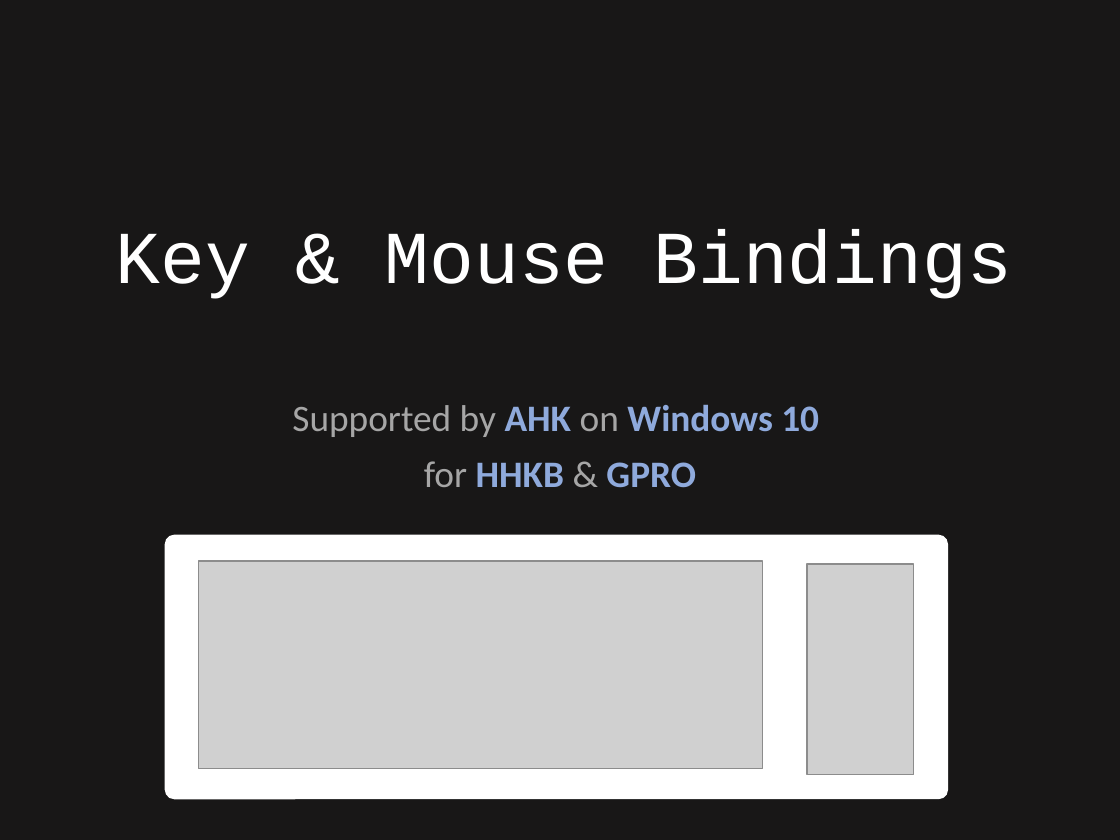
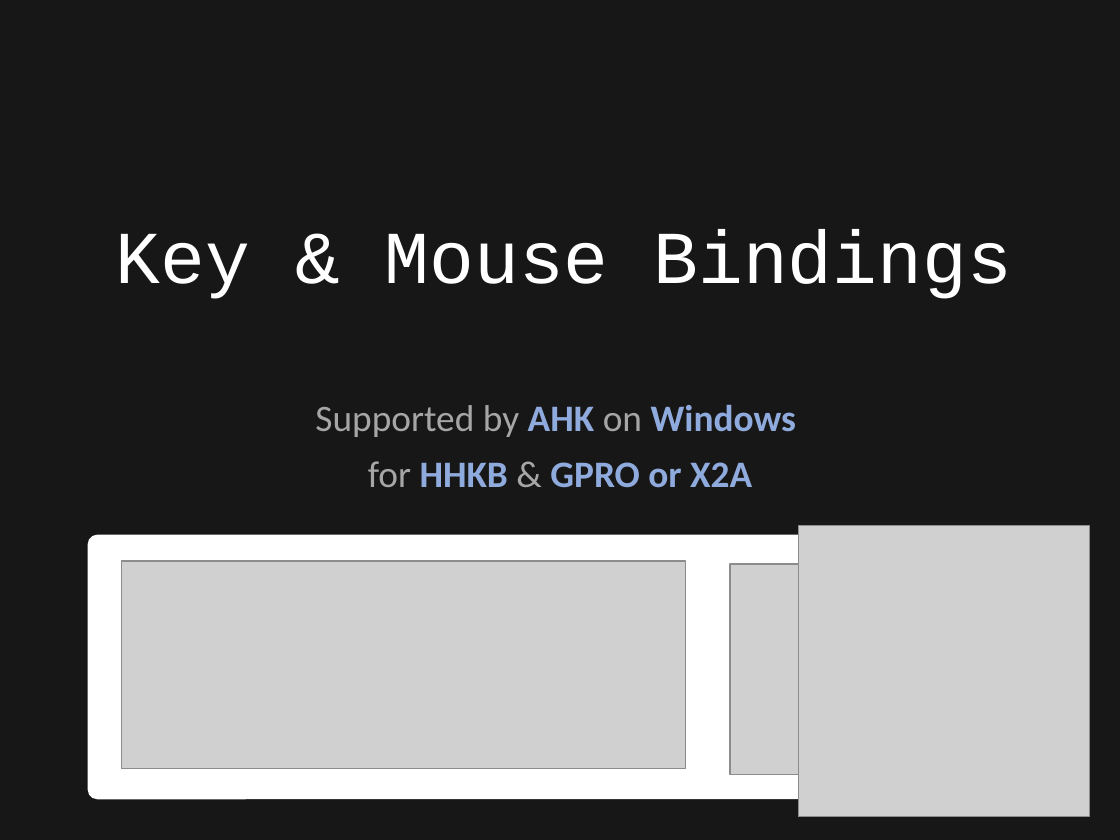
Before and after one commit to ittooo66/myAHK, a slide deck: slide 1 of MANUAL.pptx. Drawn at 1120x840 pixels with LibreOffice and Linux fonts; fonts in the diff are those of the drawing; grey boxes stand for pictures. Boxes give left, top, right and bottom in pixels: in the first picture for what was removed or moved away, otherwise in the second. Text is boxed around its words. In the diff, an @@ line names an element or a change of style, - is before the commit and + after.

```diff
--- a/MANUAL.pptx
+++ b/MANUAL.pptx
@@ subtitle at (315, 404, 796, 488): text changed @@
-Supported by AHK on Windows 10
-for HHKB & GPRO
+Supported by AHK on Windows
+for HHKB & GPRO or X2A
@@ rounded rectangle: place and size @@
-rounded rectangle at (165, 534, 948, 799)
+rounded rectangle at (87, 534, 1044, 799)
@@ picture added at (799, 525, 1090, 816) @@
@@ picture: place and size @@
-picture at (198, 561, 763, 768)
+picture at (121, 561, 685, 768)
@@ picture: place and size @@
-picture at (806, 564, 913, 775)
+picture at (730, 564, 837, 775)
```
Also in this commit, not shown: 1 other slide changed.
